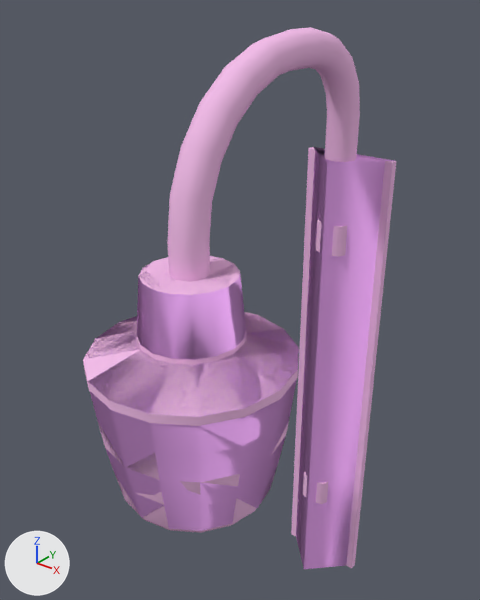
The Blender file src/props_farm/lamp002.blend, before and after one commit.
Before and after are seen from a 50 mm lens placed at (41.0, -74.0, 45.8), pointed at (-4.2, -17.5, 10.8). Every picture has the same lights, and +X, +Y and +Z are marked at lower left.

The first picture shows 'Lamp002_reference', 'lamp002_physics'.
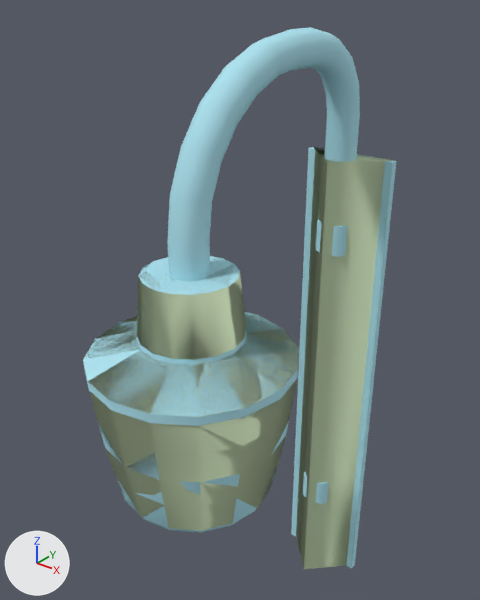
Boxes [x1, y1, x2, y2] around the edits, measured in the pictures (480 x 600 px):
```json
{"object": "lamp002_physics", "change": "recoloured", "before": [86, 147, 392, 569], "after": [86, 147, 392, 569], "on screen": "pink to green"}
{"object": "Lamp002_reference", "change": "recoloured", "before": [83, 27, 396, 568], "after": [83, 27, 396, 568], "on screen": "pink to cyan"}
```

Edits to the scene script, one JSON object a line:
```json
{"op": "set", "path": "mat_lamp002.base_color", "old": "(0.906, 0.515, 0.826)", "new": "(0.431, 0.772, 0.874)", "note": "pink #f4beea -> cyan #afe4f0"}
{"op": "set", "path": "mat_phy.base_color", "old": "(0.906, 0.429, 0.986)", "new": "(0.536, 0.654, 0.433)", "note": "pink #f4affd -> green #c1d3b0"}
```
